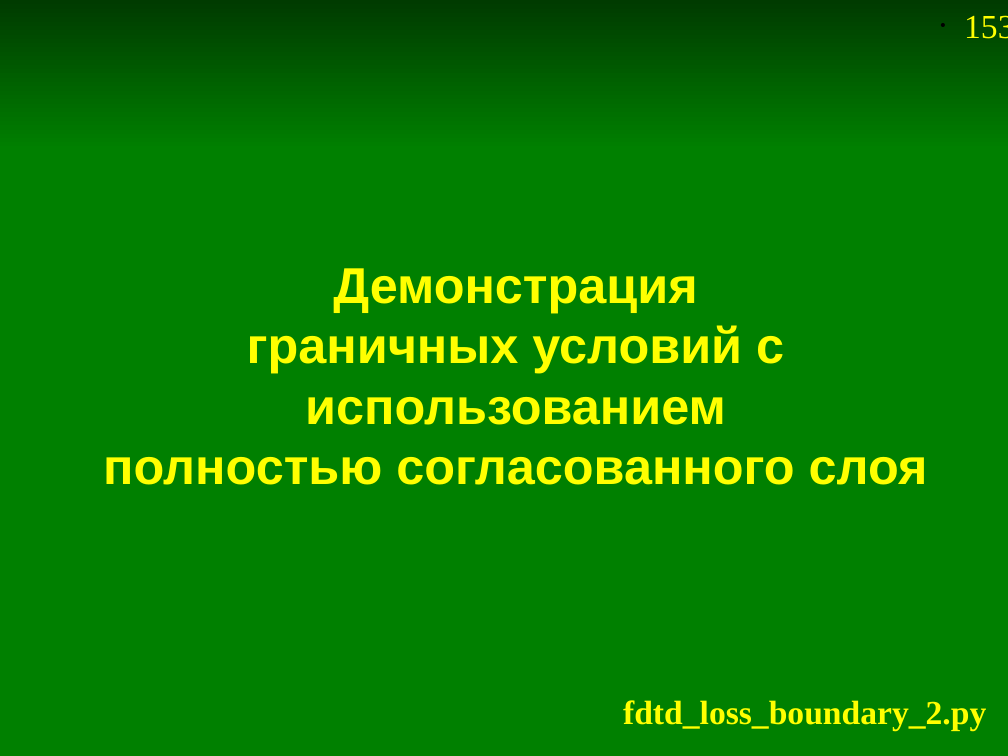
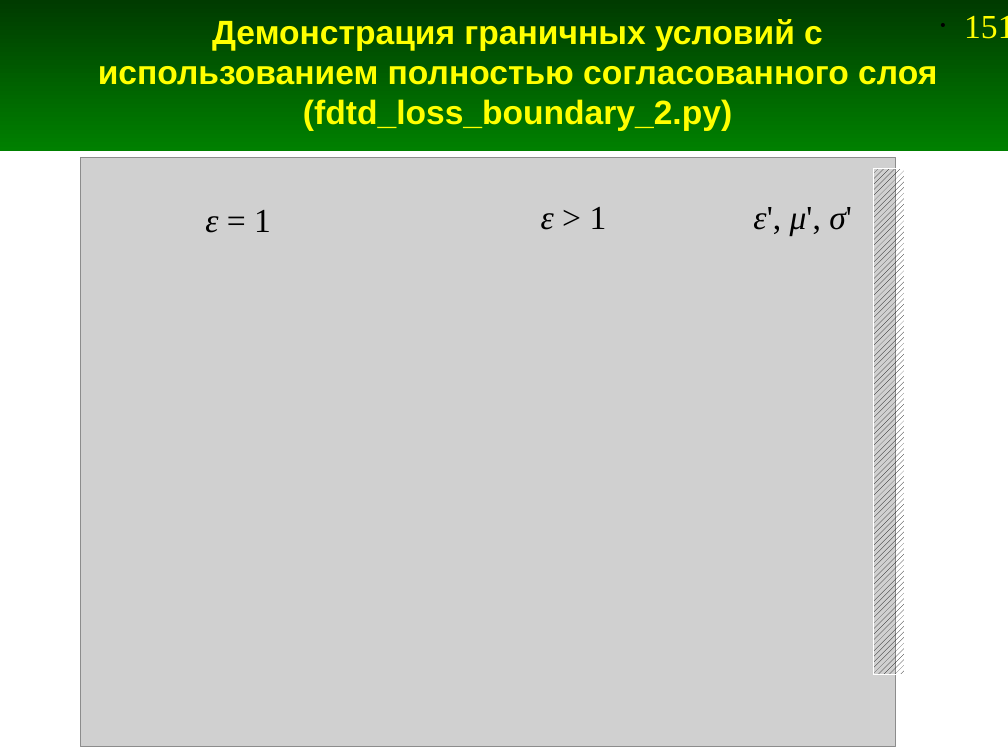
Before and after one commit to andris0147sv/modelling, a slide deck: slide 151 of presentations/2. FDTD.odp (slide 153 before the commit). Drawn at 1008x756 pixels with LibreOffice and Linux fonts; fonts in the diff are those of the drawing; grey boxes stand for pictures. Boxes give left, top, right and bottom in pixels: in the first picture for what was removed or moved away, otherwise in the second. Text is boxed around its words. In the diff, an @@ line names an element or a change of style, - is before the commit and + after.

```diff
--- a/presentations/2. FDTD.odp
+++ b/presentations/2. FDTD.odp
@@ title at bbox=[98, 19, 937, 131]: text changed; size 36 to 24 pt @@
-Демонстрация
-граничных условий с использованием
-полностью согласованного слоя
+Демонстрация граничных условий с использованием полностью согласованного слоя
+(fdtd_loss_boundary_2.py)
@@ page number at bbox=[964, 15, 1008, 39]: text changed @@
-• 153
+• 151
@@ rectangle removed at bbox=[0, 147, 1008, 756] @@
@@ picture added at bbox=[81, 157, 896, 747] @@
@@ rectangle added at bbox=[873, 168, 904, 674], fill pattern #000000 on #FFFFFF, outline #FFFFFF 0 pt @@
@@ text added at bbox=[541, 207, 607, 230], 24 pt, text #000000 @@
+ε > 1
@@ text added at bbox=[753, 207, 852, 235], 24 pt, text #000000 @@
+ε', μ', σ'
@@ text added at bbox=[205, 210, 271, 233], 24 pt, text #000000 @@
+ε = 1
@@ text removed at bbox=[623, 700, 986, 730] @@
-fdtd_loss_boundary_2.py
```
Also in this commit, not shown: 20 other slides changed, 2 slides added, 3 slides removed, 9 other files.
